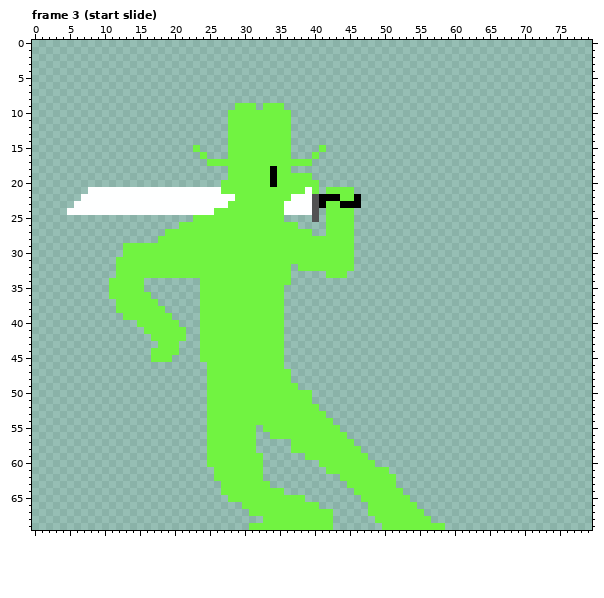
Pixel-art file, stored at Pre GM assets(new palette)/sprites/slideguy.aseprite. This is how it looked before the edit.
80x70 pixels, 16 frames. Shown: frame 3 (start slide). The commit also changed other frames, which this record leaves out.
And afterwards:
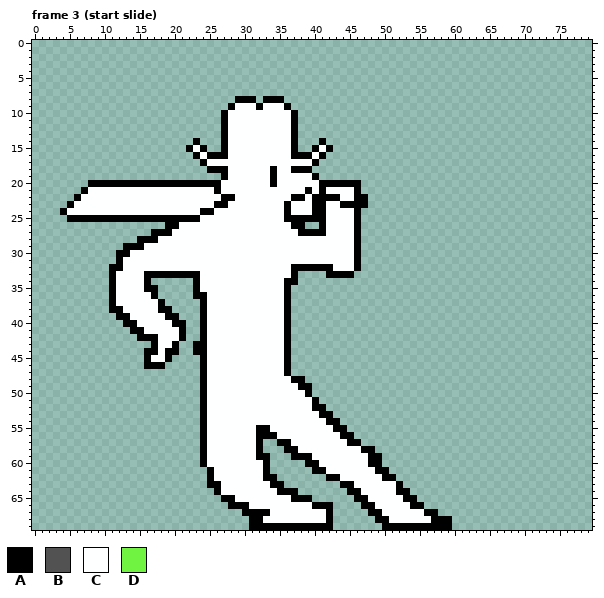
Palette (. is transparent): A #000000  B #525252  C #feffff  D #71f341
Commit message: recolorized slide, outlined player sprite
What changed:
Changed rows in their new state; - is an unchanged pixel.
Frame 3 (start slide):
first column x 4:
 8 -------------------------AAA-AAA------------------------
 9 ------------------------ACCCACCCA-----------------------
10 -----------------------ACCCCCCCCCA----------------------
11 -----------------------ACCCCCCCCCA----------------------
12 -----------------------ACCCCCCCCCA----------------------
13 -----------------------ACCCCCCCCCA----------------------
14 -------------------A---ACCCCCCCCCA---A------------------
15 ------------------ACA--ACCCCCCCCCA--ACA-----------------
16 -------------------ACAAACCCCCCCCCAAACA------------------
17 --------------------ACCCCCCCCCCCCCCCA-------------------
18 ---------------------AAACCCCCC-CCAAA--------------------
19 -----------------------ACCCCCC-CCCCCA-------------------
20 ----AAAAAAAAAAAAAAAAAAACCCCCCC-CCCCCCAAAAAA-------------
21 ---A------------------ACCCCCCCCCCCCACACCCCA-------------
22 --A--------------------AACCCCCCCCAA-A---CC-A------------
23 -A--------------------AACCCCCCCCA---A-CC---A------------
24 A-------------------AACCCCCCCCCCA---AACCCCA-------------
25 -AAAAAAAAAAAAAAAAAAACCCCCCCCCCCCAAAAAACCCCA-------------
26 ---------------AACCCCCCCCCCCCCCCCAA--ACCCCA-------------
27 -------------AAACCCCCCCCCCCCCCCCCCAAAACCCCA-------------
28 -----------AAACCCCCCCCCCCCCCCCCCCCCCCCCCCCA-------------
29 ---------AAACCCCCCCCCCCCCCCCCCCCCCCCCCCCCCA-------------
30 --------AACCCCCCCCCCCCCCCCCCCCCCCCCCCCCCCCA-------------
31 --------ACCCCCCCCCCCCCCCCCCCCCCCCCCCCCCCCCA-------------
32 -------AACCCCCCCCCCCCCCCCCCCCCCCCAAAAAACCCA-------------
33 -------ACCCCAAAAAAAACCCCCCCCCCCCCA----AAAA--------------
34 -------ACCCCA------ACCCCCCCCCCCCAA----------------------
35 -------ACCCCAA-----ACCCCCCCCCCCCA-----------------------
36 -------ACCCCCA-----AACCCCCCCCCCCA-----------------------
37 -------ACCCCCCA-----ACCCCCCCCCCCA-----------------------
38 -------AACCCCCAA----ACCCCCCCCCCCA-----------------------
39 --------AACCCCCAA---ACCCCCCCCCCCA-----------------------
40 ---------AACCCCCAA--ACCCCCCCCCCCA-----------------------
41 ----------AACCCCCA--ACCCCCCCCCCCA-----------------------
42 -----------AAACCCA--ACCCCCCCCCCCA-----------------------
43 -------------ACCA--AACCCCCCCCCCCA-----------------------
44 ------------AACAA--AACCCCCCCCCCCA-----------------------
45 ------------ACCA----ACCCCCCCCCCCA-----------------------
46 ------------AAA-----ACCCCCCCCCCCA-----------------------
47 --------------------ACCCCCCCCCCCA-----------------------
48 --------------------ACCCCCCCCCCCCAA---------------------
49 --------------------ACCCCCCCCCCCCCAA--------------------
50 --------------------ACCCCCCCCCCCCCCA--------------------
51 --------------------ACCCCCCCCCCCCCCCA-------------------
52 --------------------ACCCCCCCCCCCCCCCAA------------------
53 --------------------ACCCCCCCCCCCCCCCCAA-----------------
54 --------------------ACCCCCCCCCCCCCCCCCAA----------------
55 --------------------ACCCCCCCAACCCCCCCCCAA---------------
56 --------------------ACCCCCCCAAACCCCCCCCCAA--------------
57 --------------------ACCCCCCCA--AACCCCCCCCAA-------------
58 --------------------ACCCCCCCA---AACCCCCCCCCAA-----------
59 --------------------ACCCCCCCAA---AAACCCCCCCCAA----------
60 --------------------ACCCCCCCCA-----AACCCCCCCAA----------
61 ---------------------ACCCCCCCA------AACCCCCCCAA---------
62 ---------------------ACCCCCCCAA-------AACCCCCCAA--------
63 ---------------------AACCCCCCCAA--------AACCCCCCA-------
64 ----------------------ACCCCCCCCAAA-------AACCCCCAA------
65 -----------------------AACCCCCCCCAAA------AACCCCCAA-----
66 ------------------------AAACCCCCCCCCAAA----AACCCCCAA----
67 --------------------------AAAACCCCCCCCA-----AACCCCCCAA--
68 ---------------------------AACCCCCCCCCA------AACCCCCCAAA
69 ---------------------------AAAAAAAAAAAA-------AAAAAAAAAA
Pixel boxes of the changes (left, top, right, bottom) in both pictures:
changed: (60, 96, 452, 530)
